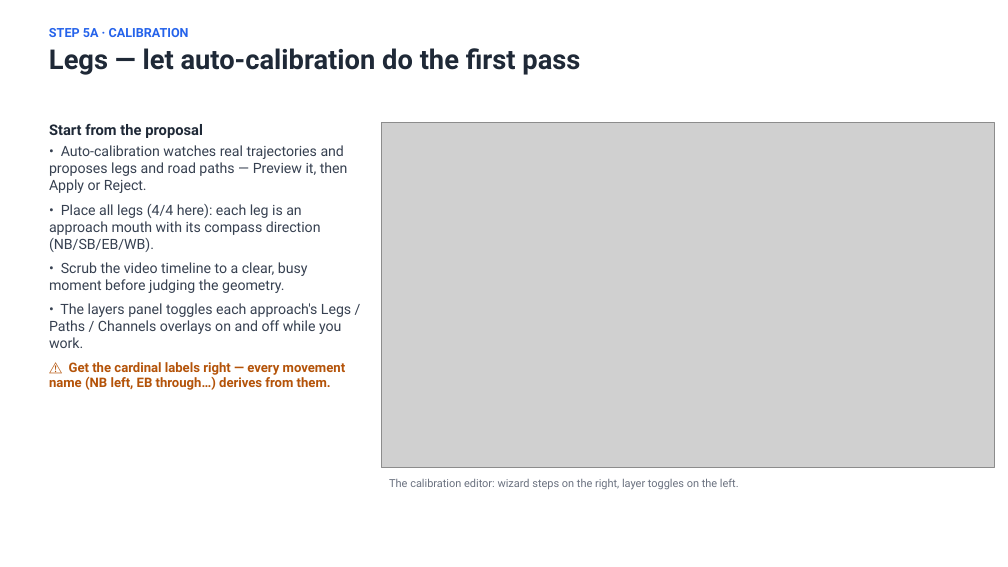
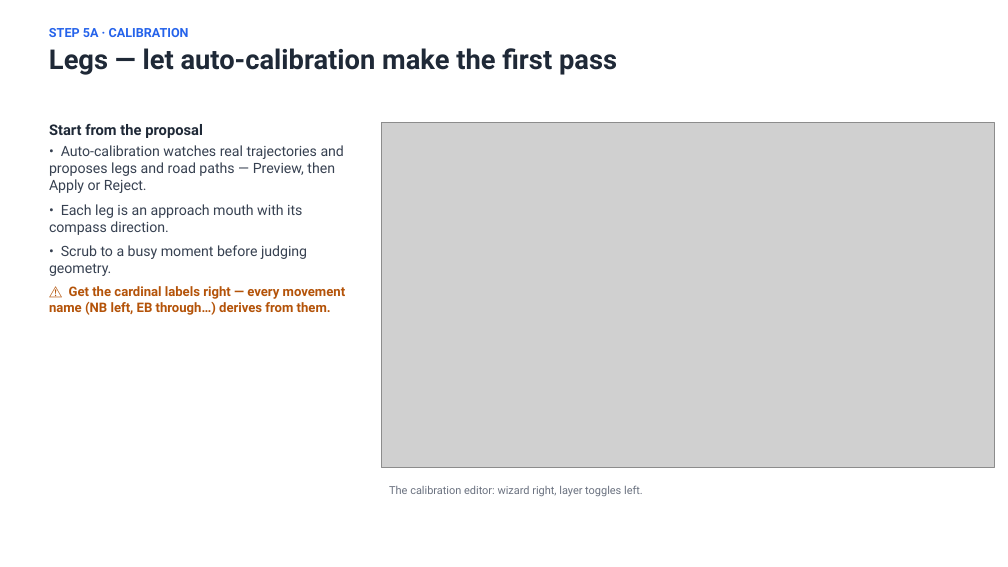
Before and after one commit to marshm100/intersection-counter, a slide deck: slide 9 of docs/Operator_Guide_2026-08-18.pptx (slide 8 before the commit). Drawn at 1008x567 pixels with LibreOffice and Linux fonts; fonts in the diff are those of the drawing; grey boxes stand for pictures. Boxes give left, top, right and bottom in pixels: in the first picture for what was removed or moved away, otherwise in the second. Text is boxed around its words. In the diff, an @@ line names an element or a change of style, - is before the commit and + after.

```diff
--- a/docs/Operator_Guide_2026-08-18.pptx
+++ b/docs/Operator_Guide_2026-08-18.pptx
@@ text at <box>49,48,617,75</box>: text changed @@
-Legs — let auto-calibration do the first pass
+Legs — let auto-calibration make the first pass
@@ text at <box>49,145,344,276</box>: text changed @@
-• Auto-calibration watches real trajectories and proposes legs and road paths — Preview it, then Apply or Reject.
-• Place all legs (4/4 here): each leg is an approach mouth with its compass direction (NB/SB/EB/WB).
-• Scrub the video timeline to a clear, busy moment before judging the geometry.
-• The layers panel toggles each approach's Legs / Paths / Channels overlays on and off while you work.
+• Auto-calibration watches real trajectories and proposes legs and road paths — Preview, then Apply or Reject.
+• Each leg is an approach mouth with its compass direction.
+• Scrub to a busy moment before judging geometry.
@@ text at <box>389,485,643,496</box>: text changed @@
-The calibration editor: wizard steps on the right, layer toggles on the left.
+The calibration editor: wizard right, layer toggles left.
```
Also in this commit, not shown: 15 other slides changed, 8 slides added.
